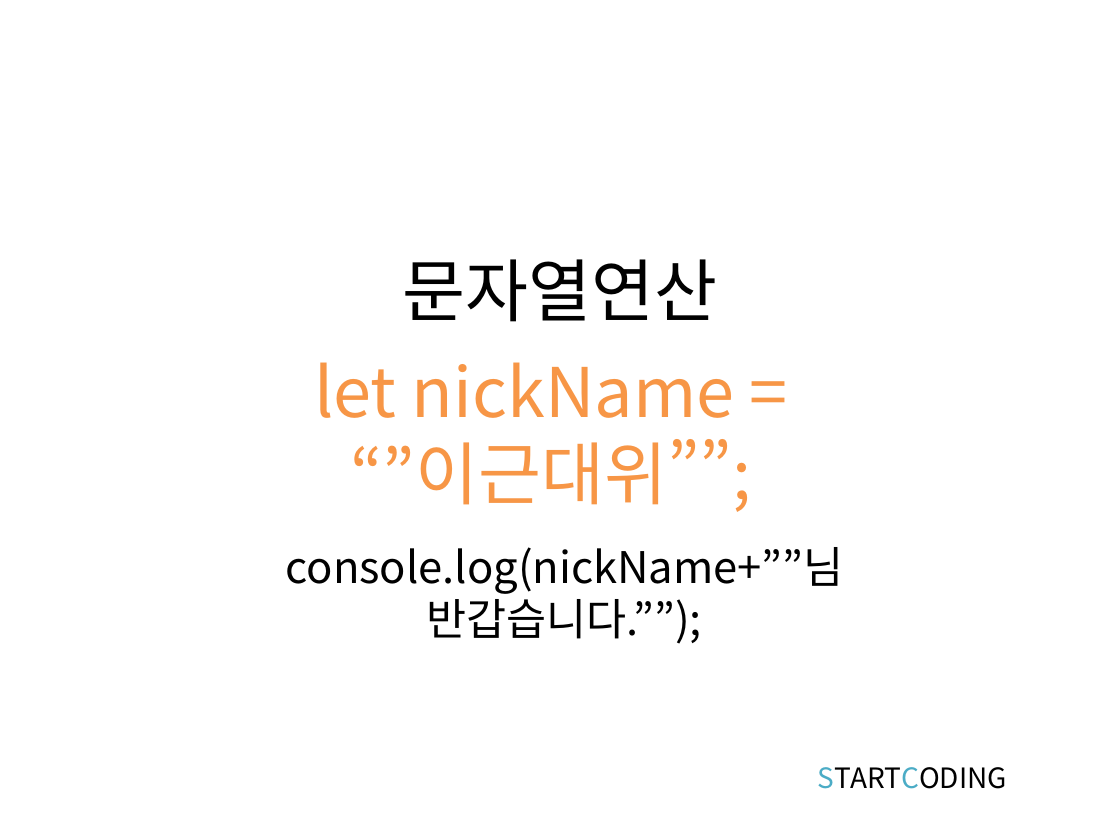
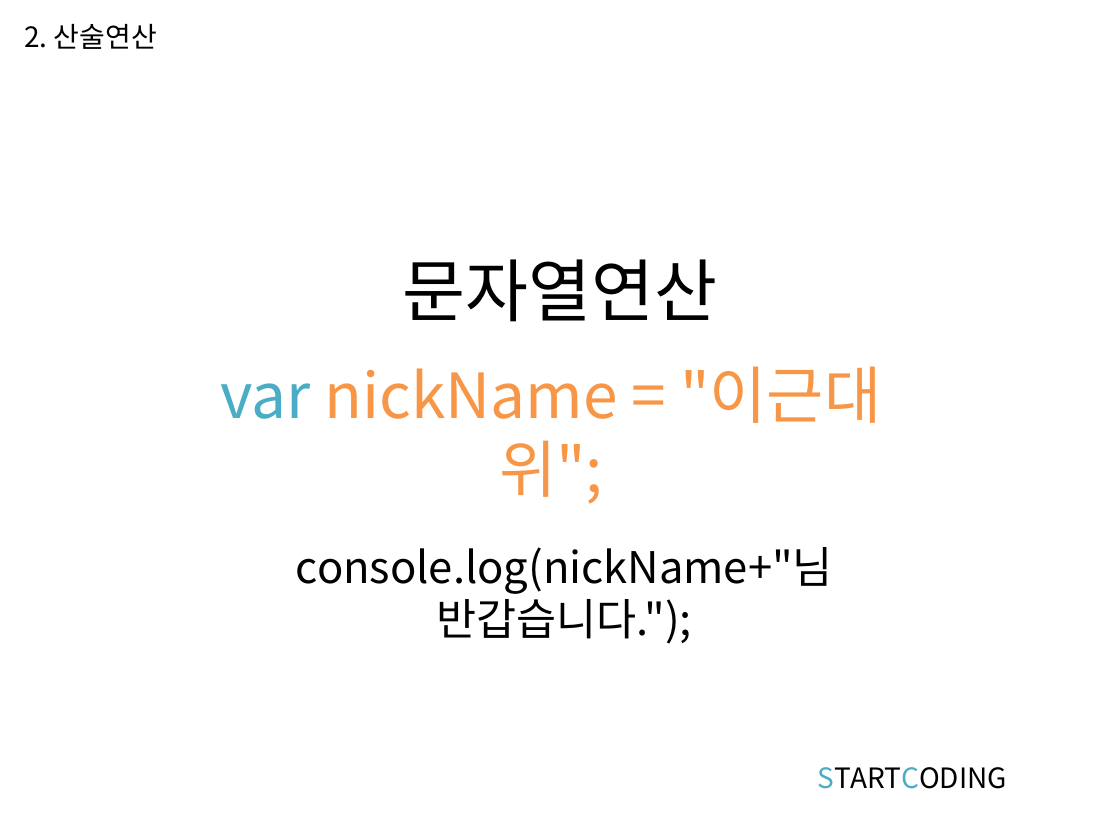
Before and after one commit to kwonkijun/web, a slide deck: slide 7 of 프론트엔드기초(PPT)/JAVASCRIPT 4강_연산과 연산자.pptx (slide 6 before the commit). Drawn at 1120x840 pixels with LibreOffice and Linux fonts; fonts in the diff are those of the drawing. Boxes give left, top, right and bottom in pixels: in the first picture for what was removed or moved away, otherwise in the second. Text is boxed around its words. In the diff, an @@ line names an element or a change of style, - is before the commit and + after.

```diff
--- a/프론트엔드기초(PPT)/JAVASCRIPT 4강_연산과 연산자.pptx
+++ b/프론트엔드기초(PPT)/JAVASCRIPT 4강_연산과 연산자.pptx
@@ text added at (x1=24, y1=24, x2=157, y2=49), 18 pt, text #000000 @@
+2. 산술연산
@@ text at (x1=221, y1=366, x2=881, y2=504): text changed; size 44 to 40 pt @@
-let nickName = “”이근대위””;
+var nickName = "이근대위";
@@ text at (x1=296, y1=547, x2=833, y2=644): text changed @@
-console.log(nickName+””님 반갑습니다.””);
+console.log(nickName+"님 반갑습니다.");
```
Also in this commit, not shown: 14 other slides changed, 1 slide added, 2 other files.
